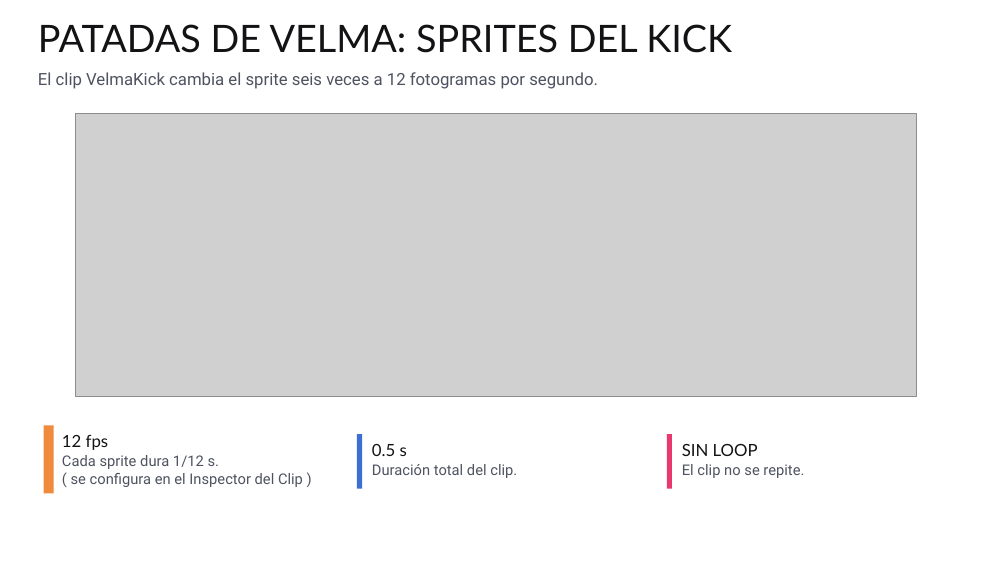
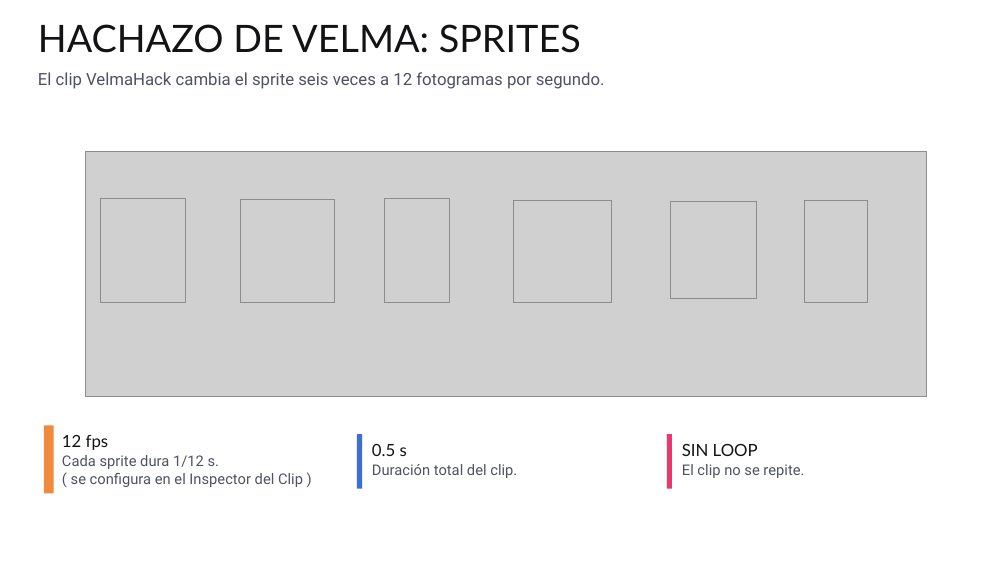
Before and after one commit to abala-tec/TC2005B, a slide deck: slide 18 of T8/T8.8.2-enemigos-fsm/T8.8.2-Enemigos-FSM.pptx. Drawn at 1008x567 pixels with LibreOffice and Linux fonts; fonts in the diff are those of the drawing; grey boxes stand for pictures; background and template pictures are left out. Boxes give left, top, right and bottom in pixels: in the first picture for what was removed or moved away, otherwise in the second. Text is boxed around its words. In the diff, an @@ line names an element or a change of style, - is before the commit and + after.

Commit message:
[master] udpate de las diapositivas de scena 7, hack en vez de patadas, 3hit dinamica

```diff
--- a/T8/T8.8.2-enemigos-fsm/T8.8.2-Enemigos-FSM.pptx
+++ b/T8/T8.8.2-enemigos-fsm/T8.8.2-Enemigos-FSM.pptx
@@ text at <box>38,24,581,53</box>: text changed @@
-PATADAS DE VELMA: SPRITES DEL KICK
+HACHAZO DE VELMA: SPRITES
@@ text at <box>38,72,605,89</box>: text changed @@
-El clip VelmaKick cambia el sprite seis veces a 12 fotogramas por segundo.
+El clip VelmaHack cambia el sprite seis veces a 12 fotogramas por segundo.
@@ picture: place and size @@
-picture at <box>76,113,917,397</box>
+picture at <box>85,151,926,397</box>
@@ picture added at <box>101,198,186,302</box> @@
@@ picture added at <box>240,199,333,302</box> @@
@@ picture added at <box>384,198,450,302</box> @@
@@ picture added at <box>513,200,612,302</box> @@
@@ picture added at <box>671,201,756,299</box> @@
@@ picture added at <box>805,201,868,302</box> @@
```
Also in this commit, not shown: 10 other slides changed, 2 slides added, 2 slides removed, 12 other files.
